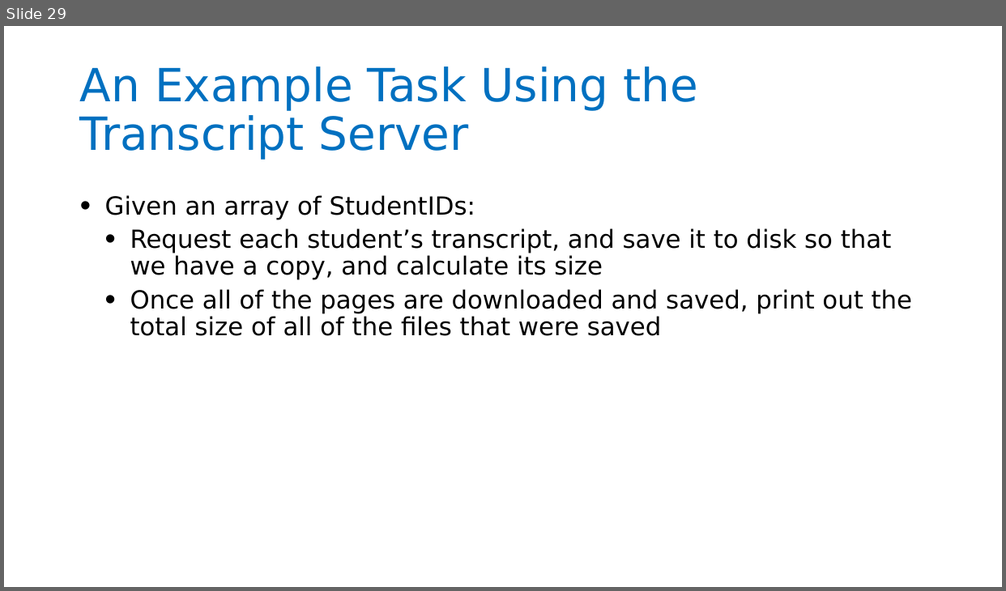
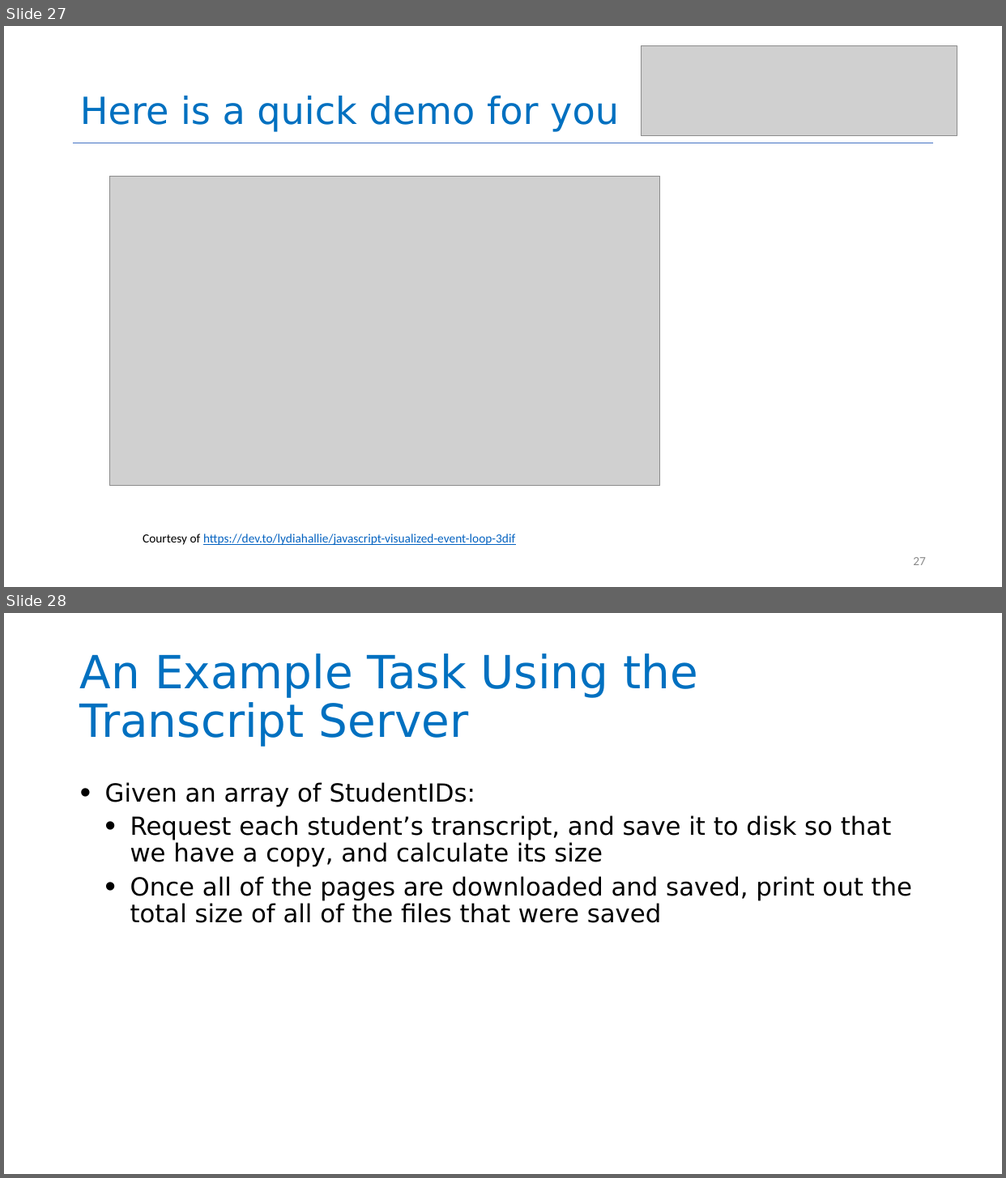
Before and after one commit to neu-se/CS4530-Fall-2024, a slide deck: Slides/Module 06 Concurrency Patterns in Typescript.pptx. Shown one above the other, each under a label of ours: slide 29 before the commit, slides 27 and 28 after it. The pictures are 1006x591 and 1006x1178 pixels, drawn with LibreOffice and Linux fonts; fonts in the diff are those of the drawing; grey boxes stand for pictures. Boxes give left, top, right and bottom in pixels: in the first picture for what was removed or moved away, otherwise in the second. Text is boxed around its words. In the diff, an @@ line names an element or a change of style, - is before the commit and + after.

Commit message:
updated slides with new visualizations for event loop

```diff
--- a/Slides/Module 06 Concurrency Patterns in Typescript.pptx
+++ b/Slides/Module 06 Concurrency Patterns in Typescript.pptx
@@ slide 27 added at <box>4,26,1002,587</box>, background #FFFFFF @@
@@ picture added at <box>641,45,957,136</box> @@
@@ title added at <box>80,96,619,132</box>, 36 pt, text #0070C0 @@
+Here is a quick demo for you
@@ line added from (73, 143) to (934, 143), #4472C4 0.5 pt @@
@@ picture added at <box>109,176,660,485</box> @@
@@ text added at <box>143,534,515,545</box>, 12 pt, text #0563C1, underline @@
+Courtesy of https://dev.to/lydiahallie/javascript-visualized-event-loop-3dif
@@ page number added at <box>913,557,926,565</box>, 12 pt, text #8C8C8C @@
+27
@@ what was slide 29 is now slide 28 @@
```
Also in this commit, not shown: 5 slides changed, 1 other slide added, 4 slides removed, 1 other file.
